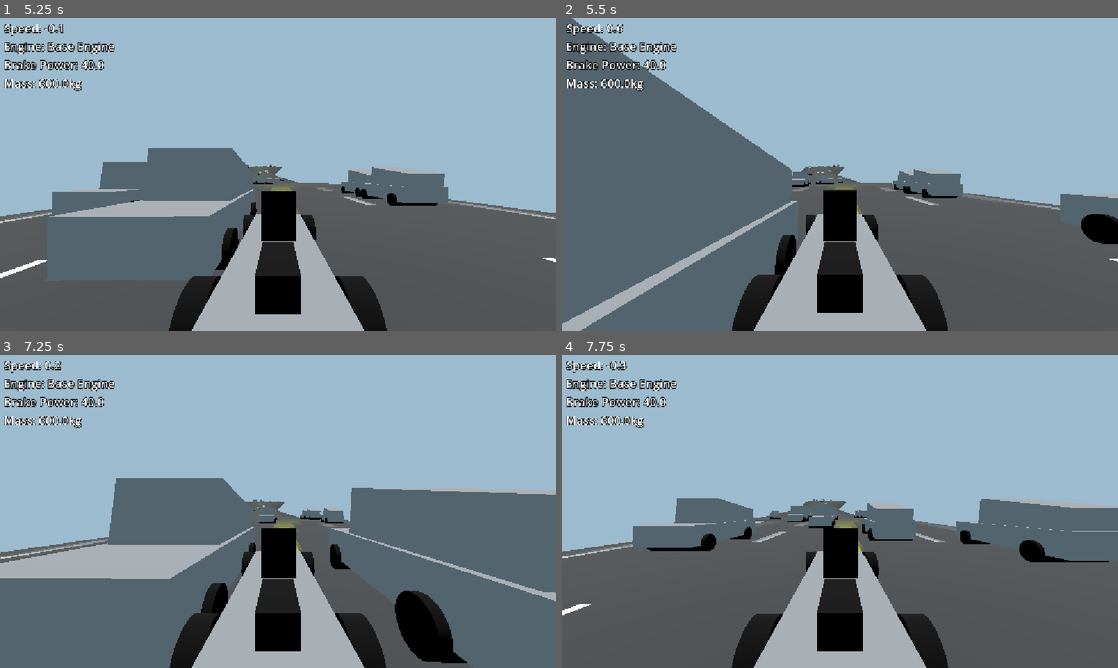
Above: before the commit, frames 1-4 (two rows, left to right).
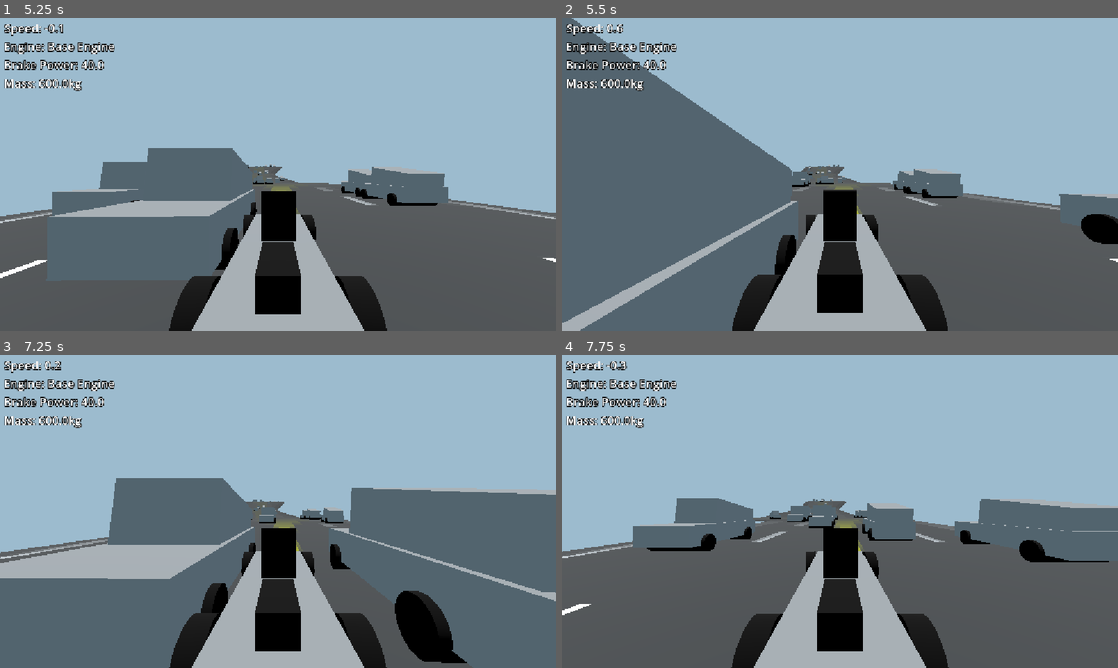
Above: after the commit, the same moments.

Repository: bladeclickers/craft_any_vehicle
Game: Godot game, scene res://scenes/start.tscn
The game is run twice, just before and just after one commit, with the same random seed, the same clock (stepped at 60 frames per second) and the same inputs. Sound files missing from this copy of the repository are replaced by a short silence.
Inputs (mouse positions are in pixels of both pictures, inside the frame that each line leads up to):
- Up to frame 1 (5.25 s): click "Play" at 0.5 s; click "Play" at 1.25 s; tap Enter at 2 s; move the mouse to (400, 158) at 2.02 s; hold Right (ui_right) 2.03-2.75 s; hold A (a) 2.03-2.75 s; click (400, 158) at 2.17 s; tap D (d) at 2.3 s; drag from (166, 190) to (250, 237) at 2.77 s; move the mouse to (333, 105) at 3.52 s; hold Right (ui_right) 3.53-4.25 s; hold S (s) 3.53-4.25 s; click (333, 105) at 3.8 s; drag from (250, 237) to (111, 127) at 4.27 s; move the mouse to (444, 221) at 5.02 s; hold Left (ui_left) from 5.03 s (still down); hold W (w) from 5.03 s (still down)
- Up to frame 2 (5.5 s): keep holding Left (ui_left); keep holding W (w); tap F (flip, bound only after the commit) at 5.3 s
- Up to frame 3 (7.25 s): tap Escape (pause) at 5.65 s; release Left (ui_left) at 5.75 s; release W (w) at 5.75 s; click "Continue" at 5.75 s; drag from (111, 464) to (194, 433) at 6.52 s
- Up to frame 4 (7.75 s): move the mouse to (867, 511) at 7.27 s; hold Down (ui_down) from 7.28 s (still down); hold A (a) from 7.28 s (still down); click (867, 511) at 7.42 s; tap D (d) at 7.55 s

Frame 1 is identical in both runs. In frame 2, 0.1% of the frame differs, in the area x 0-100%, y 0-100%; in frame 3, less than 0.1%; in frame 4, less than 0.1%.

Commit message:
better npc collisions, flipping, fix pause menu

Diff:
--- a/assets/base_car.tscn
+++ b/assets/base_car.tscn
@@ -35,7 +35,7 @@
 albedo_color = Color(0, 0, 0, 1)
 
 [sub_resource type="BoxShape3D" id="BoxShape3D_xtys4"]
-size = Vector3(1.5735474, 0.6751709, 3.5856647)
+size = Vector3(1.3234634, 0.6751709, 3.3023036)
 
 [node name="BaseCar" type="VehicleBody3D" unique_id=347472439]
 mass = 600.0
@@ -173,7 +173,7 @@
 [node name="car_size" type="Area3D" parent="." unique_id=2132205679]
 
 [node name="CollisionShape3D" type="CollisionShape3D" parent="car_size" unique_id=1653894755]
-transform = Transform3D(1, 0, 0, 0, 1, 0, 0, 0, 1, -0.0014953613, 0.09295654, 0.035740852)
+transform = Transform3D(1, 0, 0, 0, 1, 0, 0, 0, 1, 0.0015449524, 0.09295654, -0.105939746)
 shape = SubResource("BoxShape3D_xtys4")
 
 [connection signal="mouse_entered" from="VehicleWheel3D/StaticBody3D" to="VehicleWheel3D" method="_on_static_body_3d_mouse_entered"]
--- a/project.godot
+++ b/project.godot
@@ -168,6 +168,11 @@
 , Object(InputEventJoypadButton,"resource_local_to_scene":false,"resource_name":"","device":-1,"button_index":6,"pressure":0.0,"pressed":false,"script":null)
 ]
 }
+flip={
+"deadzone": 0.2,
+"events": [Object(InputEventKey,"resource_local_to_scene":false,"resource_name":"","device":-1,"window_id":0,"alt_pressed":false,"shift_pressed":false,"ctrl_pressed":false,"meta_pressed":false,"pressed":false,"keycode":0,"physical_keycode":70,"key_label":0,"unicode":102,"location":0,"echo":false,"script":null)
+]
+}
 
 [physics]
 
--- a/scripts/base_car.gd
+++ b/scripts/base_car.gd
@@ -80,6 +80,10 @@
 			if stream.volume_db <= -39.0:
 				stream.stop()
 
+	if Input.is_action_just_pressed("flip"):
+		rotation.x = 0
+		rotation.z = 0
+
 	if Input.is_action_just_pressed("camera"):
 		if cam.position == THIRD_PERSON:
 			cam.position = FIRST_PERSON
--- a/scripts/editor/property_pane.gd
+++ b/scripts/editor/property_pane.gd
@@ -9,32 +9,26 @@
 @onready var engine_select = $engine_select
 @onready var position_toggle = $position_toggle
 
+func set_engine(hp: float, weight: float, engine: String):
+	hp_slider.value = hp
+	weight_slider.value = weight
+	hp_label.text = str(int(hp))
+	weight_label.text = str(int(weight))
+	Globals.engine_type = engine
+	Globals.engine_force = hp
+	Globals.mass = weight
+
+func _ready() -> void:
+	engine_select.selected = Globals.engine_types.find(Globals.engine_type)
+
 func _process(_delta: float) -> void:
 	Globals.rear_engine = position_toggle.button_pressed
 	var id = engine_select.get_selected_id()
 	if id != prev_id:
 		if id == 0:
-			hp_slider.value = 400
-			weight_slider.value = 100
-			hp_label.text = "400"
-			weight_label.text = "100"
-			Globals.engine_type = "Base Engine"
-			Globals.engine_force = 400.0
-			Globals.mass = 100.0
+			set_engine(400.0, 100.0, "Base Engine")
 		elif id == 1:
-			hp_slider.value = 700
-			weight_slider.value = 200
-			hp_label.text = "700"
-			weight_label.text = "200"
-			Globals.engine_type = "Medium Engine"
-			Globals.engine_force = 700.0
-			Globals.mass = 200.0
+			set_engine(700.0, 200.0, "Medium Engine")
 		elif id == 2:
-			hp_slider.value = 1200
-			weight_slider.value = 400
-			hp_label.text = "1200"
-			weight_label.text = "400"
-			Globals.engine_type = "Big Engine"
-			Globals.engine_force = 1200.0
-			Globals.mass = 400.0
+			set_engine(1200.0, 400.0, "Big Engine")
 		prev_id = id
--- a/scripts/globals.gd
+++ b/scripts/globals.gd
@@ -16,3 +16,4 @@
 var rear_engine = true
 
 var bricks: Array = []
+var engine_types = ["Base Engine", "Medium Engine", "Big Engine"]
--- a/scripts/pause.gd
+++ b/scripts/pause.gd
@@ -7,6 +7,7 @@
 	if Input.is_action_just_pressed("pause"):
 		Globals.paused = not Globals.paused
 		visible = not visible
+	Globals.paused = visible
 
 func _on_button_pressed() -> void:
 	visible = false
Not shown, changed: TODO.md
